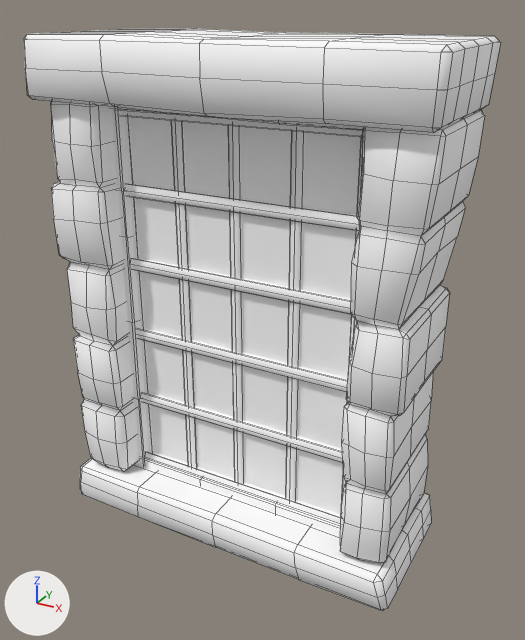
Renders of the FBX model WIP/needs textures/BrickBuildingAssets/Brick_Med_Window02.fbx from each side of a commit.
Camera for both pictures: a 50 mm camera at (1.39, -2.42, 2.2) aimed at (0.06, 0.0, 0.99). Lighting does not change. The marker at lower left points along +X, +Y and +Z. Mesh edges are drawn as thin lines. Where no turn or scale is listed for an object, it has been applied to the vertices.

Names of what the first picture shows: 'Grating.001', 'Pane.001', 'WindowFrame.001', 'WoodSides.001', 'WoodUp.001'.
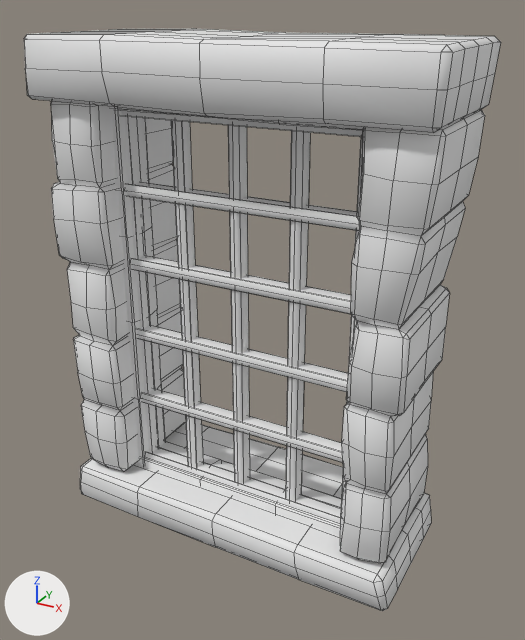
Where the newer file only moved an object's origin or applied its transform, the numbers keep the older frame.

Pixel boxes [x1, y1, x2, y2] of what changed, in the pictures (525 x 640 px):
'Pane.001', deleted: before [130, 116, 361, 515]
'WoodSides.001', reshaped (13% taller): before [111, 106, 363, 484]; after [111, 106, 364, 535]
'WoodUp.001', deleted: before [115, 106, 364, 535]
part 1 of me_windowframe_001, recoloured: [24, 29, 501, 611] in both
part 2 of me_grating_001, recoloured: [120, 110, 363, 524] in both
part 3 of me_woodsides_001, added: after [138, 442, 342, 535]
part 4 of me_woodsides_001, added: after [115, 106, 364, 131]
part 5 of me_woodsides_001, recoloured: [111, 106, 363, 484] in both

The change, as a list of edits to the scene's bpy script:
```text
Add mat_window:
    mat_window = principled_material('Window')
    mat_window.base_color = (0.8, 0.8, 0.8)  # white #e7e7e7
    mat_window.roughness = 0.553
Change me_windowframe_001:
    where me_windowframe_001.from_pydata(...)  # 692 vertices, 736 faces; spans x -0.82..0.82, y -0.33..0.33, z -0.01..2.09
    used by ob_windowframe_001; location = (0.0, 0.0, 0.0)
    me_windowframe_001 part 1: 736 faces spanning x -0.82..0.82, y -0.33..0.33, z -0.01..2.09 switch from mat_material_002 (white #ffffff) to mat_window (white #e7e7e7)
Change me_woodsides_001:
    used by ob_woodsides_001; location = (0.0, 0.0, 0.0)
    remove me_woodsides_001.from_pydata(...)  # 108 vertices, 80 faces; spans x -0.68..0.7, y -0.16..0.03, z 0.15..1.88
    add me_woodsides_001.from_pydata(...)  # 180 vertices, 128 faces; spans x -0.68..0.7, y -0.16..0.03, z 0.03..2.0
    me_woodsides_001 part 3: a new loose piece of 36 vertices spanning x -0.56..0.59, y -0.16..0.03, z 0.03..0.24, in mat_window (white #e7e7e7)
    me_woodsides_001 part 4: a new loose piece of 36 vertices spanning x -0.56..0.59, y -0.16..0.03, z 1.79..2.0, in mat_window (white #e7e7e7)
    me_woodsides_001 part 5: 80 faces spanning x -0.68..0.7, y -0.16..0.03, z 0.15..1.88 switch from mat_material_002 (white #ffffff) to mat_window (white #e7e7e7)
Change me_grating_001:
    where me_grating_001.from_pydata(...)  # 190 vertices, 95 faces; spans x -0.52..0.54, y -0.14..-0.07, z 0.17..1.87
    used by ob_grating_001; location = (0.0, 0.0, 0.0)
    me_grating_001 part 2: 95 faces spanning x -0.52..0.54, y -0.14..-0.07, z 0.17..1.87 switch from mat_material_002 (white #ffffff) to mat_window (white #e7e7e7)
Remove ob_woodup_001:
    ob_woodup_001 = bpy.data.objects.new('WoodUp.001', me_woodup_001)
    ob_woodup_001.location = (0.0, 0.0, 0.0)
Remove ob_pane_001:
    ob_pane_001 = bpy.data.objects.new('Pane.001', me_pane_001)
    ob_pane_001.location = (0.0, 0.0, 0.0)
```
